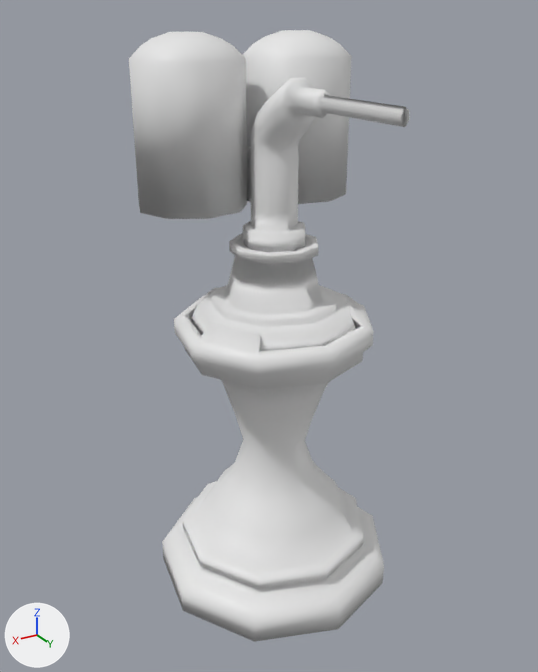
What one commit did to the FBX model Assets/Prefabs/World_Prefabs/General_Prefabs/ScorchRayTowerHead.fbx.
The view is the same before and after, from a camera (50 mm lens) standing at (4.72, 7.73, 4.18) and looking at (0.2, 0.2, 0.41). The axes (+X, +Y, +Z) are drawn at lower left. The lights are the same throughout. The picture after the commit comes second. Where no turn or scale is listed for an object, it has been applied to the vertices.

The first picture shows 'ScorchRayHead', 'ScorchRayHead2', 'ScorchTowerBody'.
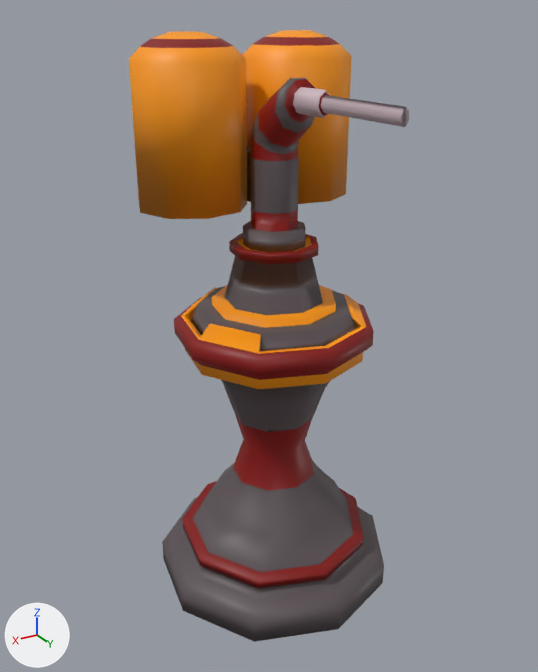
Changed parts and their boxes [x1, y1, x2, y2] in the pictures (538 x 672 px):
'ScorchTowerBody', recoloured, surface changed (darker): [162, 287, 384, 642] in both
'ScorchRayHead2', recoloured, surface changed (white to orange): [129, 30, 410, 252] in both
'ScorchRayHead', recoloured (darker): [191, 233, 356, 351] in both

The edits, one by one:
Picture 'ScorchRayBody.png' (img_scorchraybody_png) is new.
Picture 'ScorchRayTowerHeadHolder.png' (img_scorchraytowerheadholder_png) is new.
Picture 'ScorchRayHead2.png' (img_scorchrayhead2_png) is new.
Material 'ScorchTowerBody' (mat_scorchtowerbody) is new.
Its texture is img_scorchraybody_png (with its transparency).
Material 'ScorchRayHeadHolder' (mat_scorchrayheadholder) is new.
Its texture is img_scorchraytowerheadholder_png (with its transparency).
Material 'ScorchRayHead2' (mat_scorchrayhead2) is new.
Its texture is img_scorchrayhead2_png (with its transparency).
me_scorchrayhead2 has 220 vertices, 199 faces and spans x -1.46..1.46, y -1.44..2.29, z -0.13..2.35.
me_scorchrayhead2 is used by ob_scorchrayhead2; location (0.0, 0.0, 1.65).
me_scorchrayhead2 part 1: texture (UV) coordinates of 199 of 199 faces, centred in x -1.38..1.38, y -1.4..2.29, z -0.13..2.35, changed; they spanned u 0.0..1.0, v 0.02..1.0 and now span u 0.06..0.98, v 0.02..0.99.
me_scorchrayhead2 gains material mat_scorchrayhead2 (picture img_scorchrayhead2_png).
me_scorchtowerbody has 223 vertices, 216 faces and spans x -1.64..1.64, y -1.56..1.66, z -3.29..0.81.
me_scorchtowerbody is used by ob_scorchtowerbody; location (0.0, 0.0, -0.07).
me_scorchtowerbody part 2: texture (UV) coordinates of 216 of 216 faces, centred in x -1.54..1.54, y -1.56..1.47, z -3.29..0.81, changed; they spanned u 0.0..1.0, v 0.02..0.98 and now span u 0.03..0.98, v 0.03..0.97.
me_scorchtowerbody gains material mat_scorchtowerbody (picture img_scorchraybody_png).
me_scorchhead has 117 vertices, 110 faces and spans x -1.13..1.13, y -1.08..1.15, z -0.18..1.02.
me_scorchhead gains material mat_scorchrayheadholder (picture img_scorchraytowerheadholder_png).
